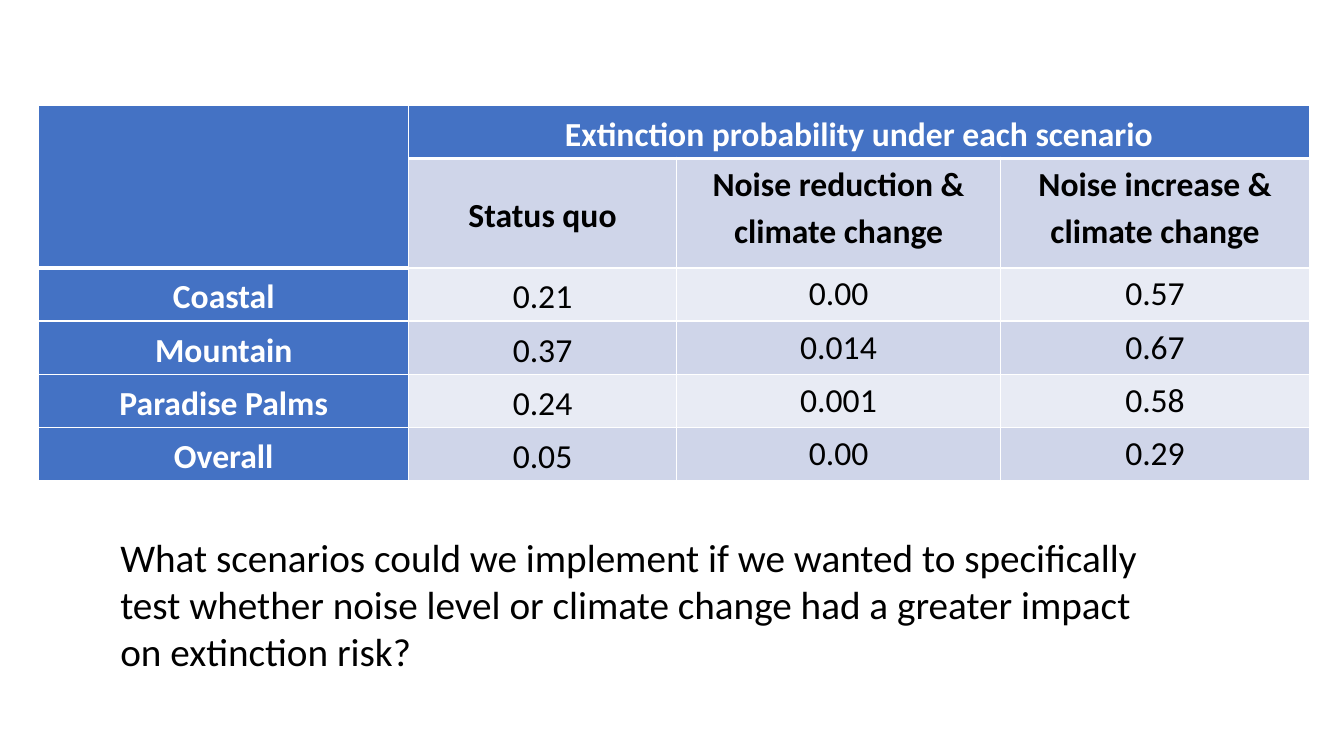
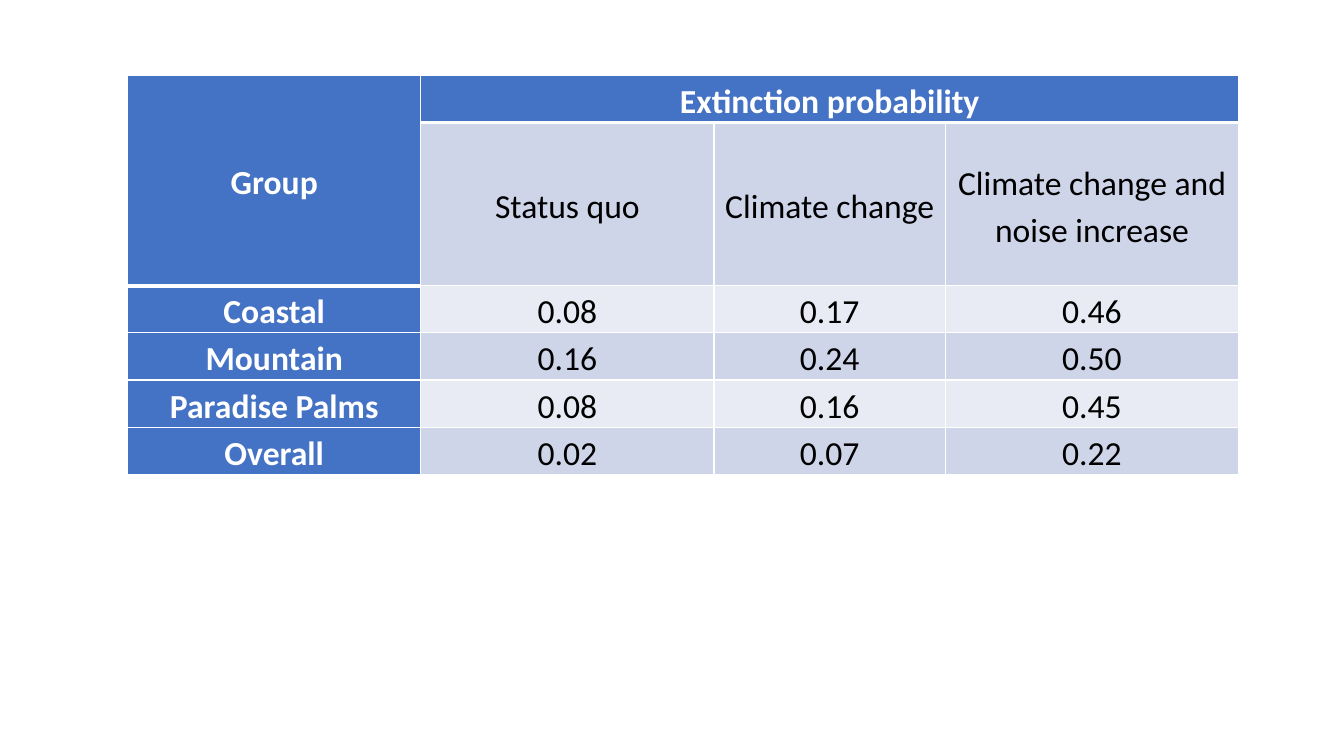
Before and after one commit to annamtucker/ssa-200, a slide deck: slide 22 of static/activities/activity-3.pptx (slide 20 before the commit). Drawn at 1344x756 pixels with LibreOffice and Linux fonts; fonts in the diff are those of the drawing; background and template pictures are left out. Boxes give left, top, right and bottom in pixels: in the first picture for what was removed or moved away, otherwise in the second. Text is boxed around its words. In the diff, an @@ line names an element or a change of style, - is before the commit and + after.

```diff
--- a/static/activities/activity-3.pptx
+++ b/static/activities/activity-3.pptx
@@ table at <box>128,76,1240,470</box> @@
-row 1, column 1: 
+row 1, column 1: Group
-row 1, column 2: Extinction probability under each scenario
+row 1, column 2: Extinction probability
-row 2, column 3: Noise reduction & climate change
+row 2, column 3: Climate change
-row 2, column 4: Noise increase & climate change
+row 2, column 4: Climate change and noise increase
-row 3: Coastal | 0.21 | 0.00 | 0.57
+row 3: Coastal | 0.08 | 0.17 | 0.46
-row 4: Mountain | 0.37 | 0.014 | 0.67
+row 4: Mountain | 0.16 | 0.24 | 0.50
-row 5: Paradise Palms | 0.24 | 0.001 | 0.58
+row 5: Paradise Palms | 0.08 | 0.16 | 0.45
-row 6: Overall | 0.05 | 0.00 | 0.29
+row 6: Overall | 0.02 | 0.07 | 0.22
@@ bold off in "Status quo" @@
@@ table: place and size @@
-table at <box>38,105,1309,480</box>
+table at <box>128,76,1240,470</box>
@@ text removed at <box>120,544,1136,667</box> @@
-What scenarios could we implement if we wanted to specifically test whether noise level or climate change had a greater impact on extinction risk?
```
Also in this commit, not shown: 4 other slides changed, 3 slides added, 1 slide removed, 7 other files.
